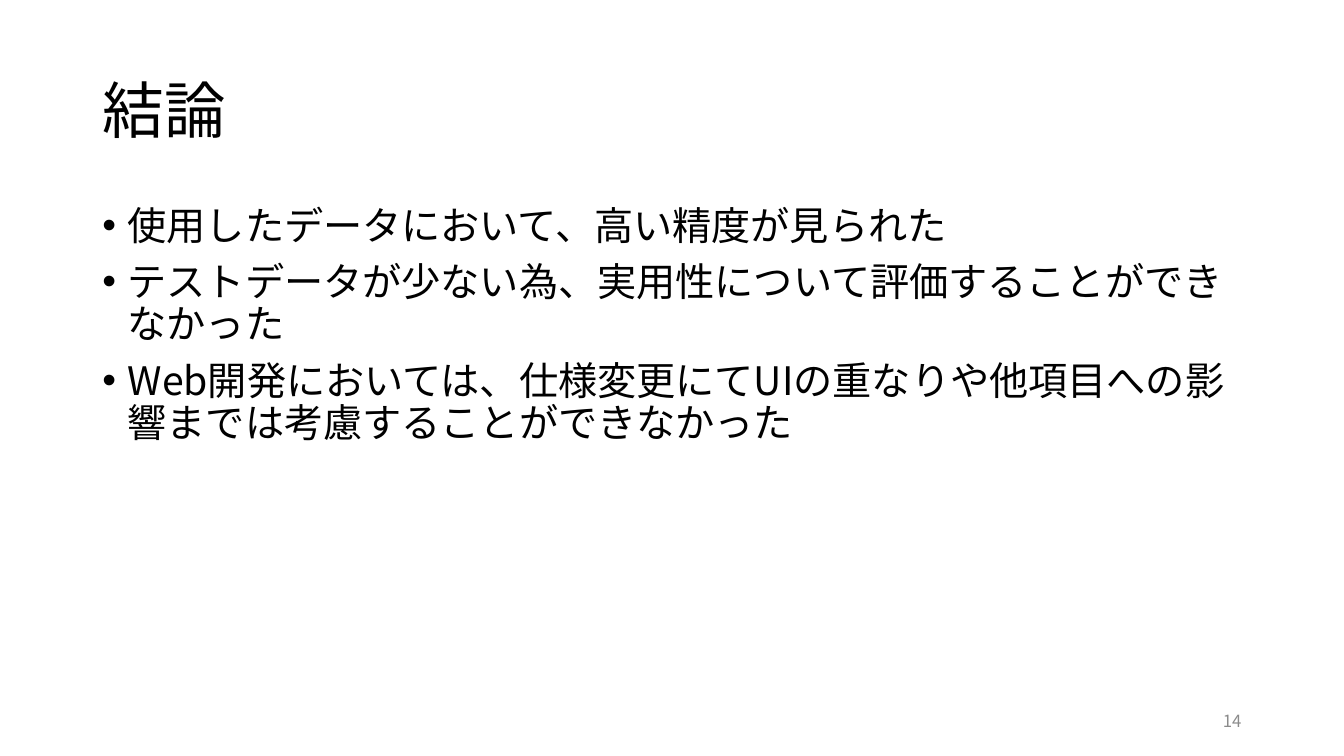
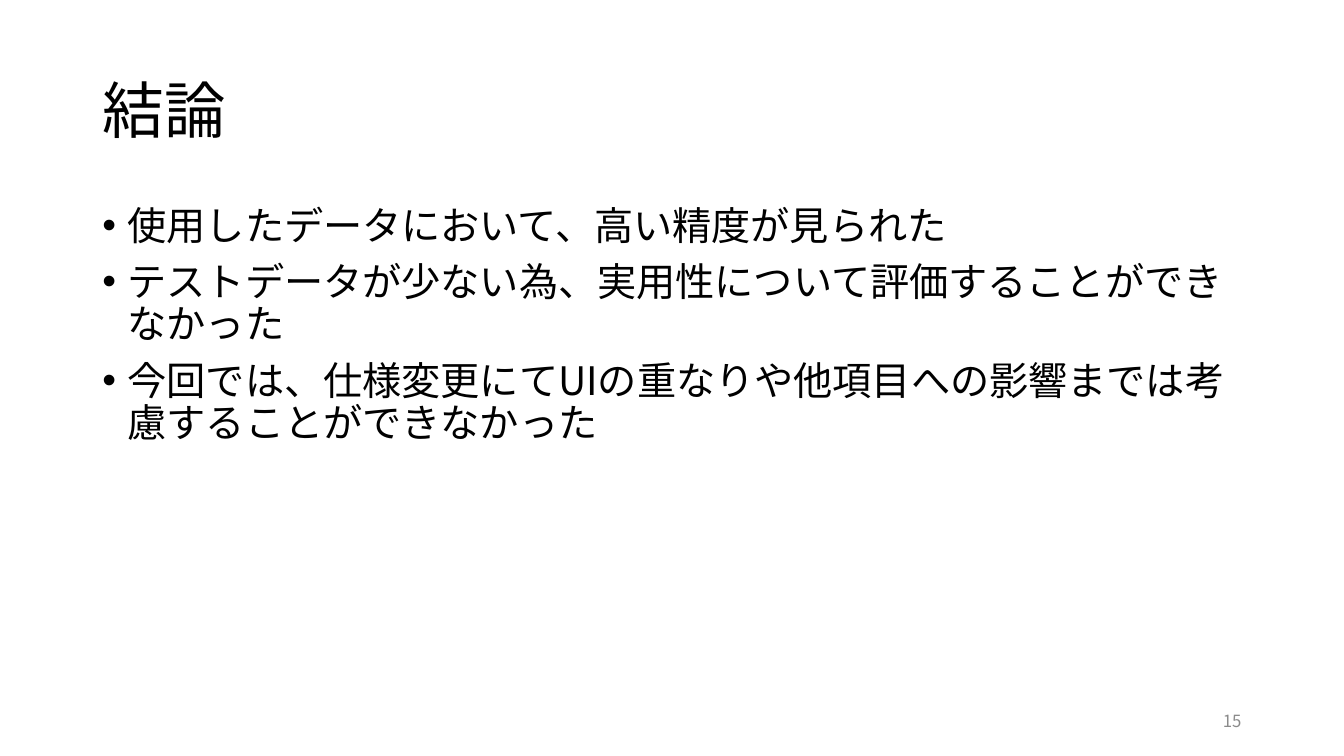
Before and after one commit to RyutoIida/edu, a slide deck: slide 15 of paper/卒論.pptx (slide 14 before the commit). Drawn at 1344x756 pixels with LibreOffice and Linux fonts; fonts in the diff are those of the drawing. Boxes give left, top, right and bottom in pixels: in the first picture for what was removed or moved away, otherwise in the second. Text is boxed around its words. In the diff, an @@ line names an element or a change of style, - is before the commit and + after.

```diff
--- a/paper/卒論.pptx
+++ b/paper/卒論.pptx
@@ text at box(128, 362, 1225, 406): text changed @@
-• Web開発においては、仕様変更にてUIの重なりや他項目への影響までは考慮することができなかった
+• 今回では、仕様変更にてUIの重なりや他項目への影響までは考慮することができなかった
@@ page number at box(1223, 715, 1242, 727): text changed @@
-14
+15
```
Also in this commit, not shown: 3 other slides changed, 1 slide added.
